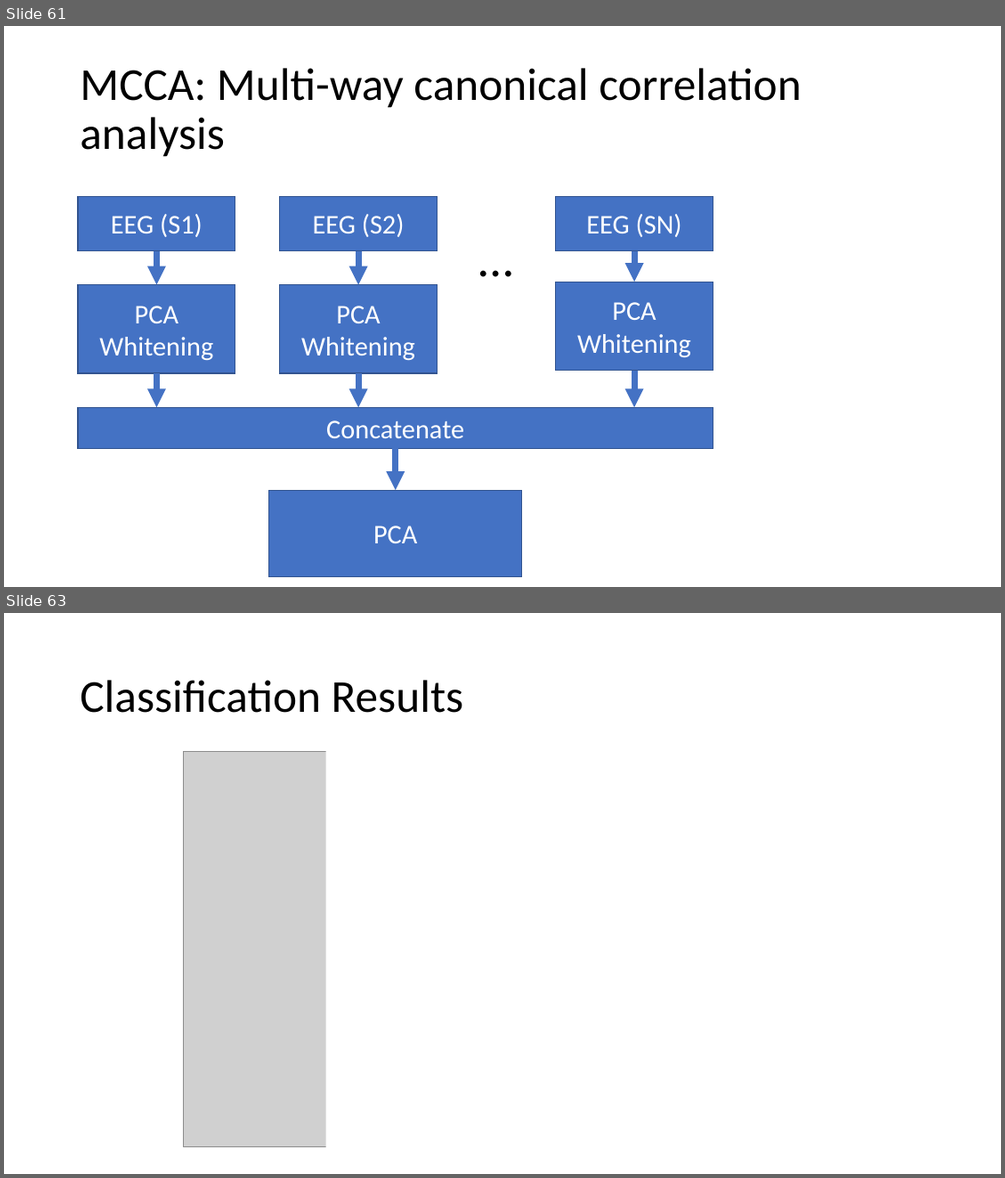
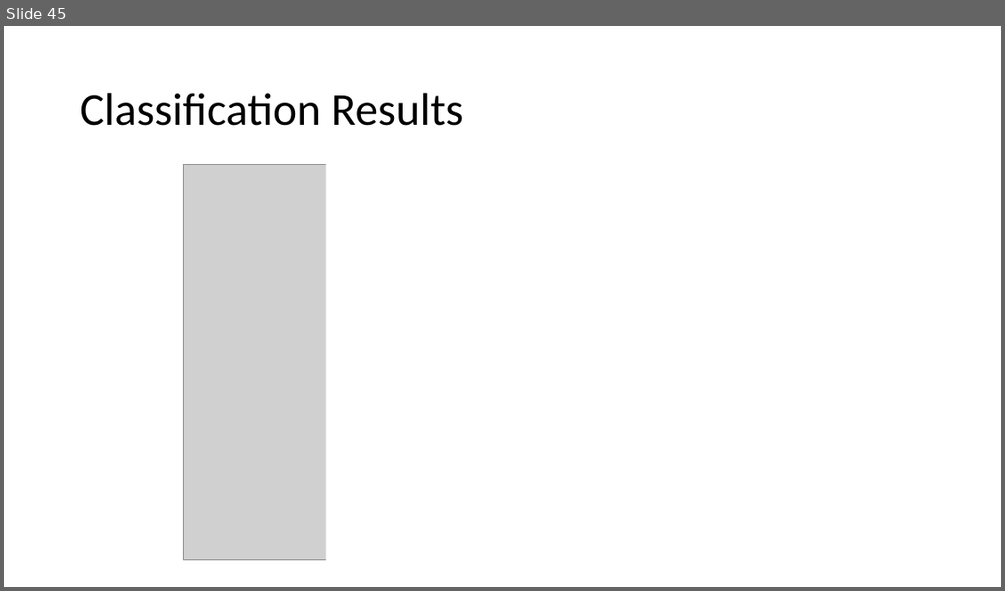
Before and after one commit to haberdashPI/german_track, a slide deck: presentations/ARO_2021/adapting_auditory_attention.pptx. Shown one above the other, each under a label of ours: slides 61 and 63 before the commit, slide 45 after it; the slides between them are not shown. The pictures are 1005x1178 and 1005x591 pixels, drawn with LibreOffice and Linux fonts; fonts in the diff are those of the drawing; grey boxes stand for pictures. Boxes give left, top, right and bottom in pixels: in the first picture for what was removed or moved away, otherwise in the second. Text is boxed around its words. In the diff, an @@ line names an element or a change of style, - is before the commit and + after.

```diff
--- a/presentations/ARO_2021/adapting_auditory_attention.pptx
+++ b/presentations/ARO_2021/adapting_auditory_attention.pptx
@@ slide 61 removed at (4,26,1001,587), background #FFFFFF @@
@@ title removed at (80,68,801,157) @@
-MCCA: Multi-way canonical correlation analysis
@@ rectangle removed at (78,197,235,251) @@
-EEG (S1)
@@ rectangle removed at (280,197,437,251) @@
-EEG (S2)
@@ rectangle removed at (556,197,713,251) @@
-EEG (SN)
@@ text removed at (389,224,605,291) @@
-…
@@ arrow removed from (156, 250) to (156, 285) @@
@@ arrow removed from (358, 250) to (358, 285) @@
@@ arrow removed from (634, 250) to (634, 281) @@
@@ rectangle removed at (78,285,235,373) @@
-PCA Whitening
@@ rectangle removed at (280,285,437,373) @@
-PCA Whitening
@@ rectangle removed at (556,281,713,370) @@
-PCA Whitening
@@ arrow removed from (634, 370) to (634, 408) @@
@@ arrow removed from (156, 373) to (156, 408) @@
@@ arrow removed from (358, 373) to (358, 408) @@
@@ rectangle removed at (78,408,713,449) @@
-Concatenate
@@ arrow removed from (396, 449) to (396, 490) @@
@@ rectangle removed at (268,490,521,576) @@
-PCA
@@ what was slide 63 is now slide 45 @@
```
Also in this commit, not shown: 17 slides changed, 3 slides added, 20 other slides removed.
